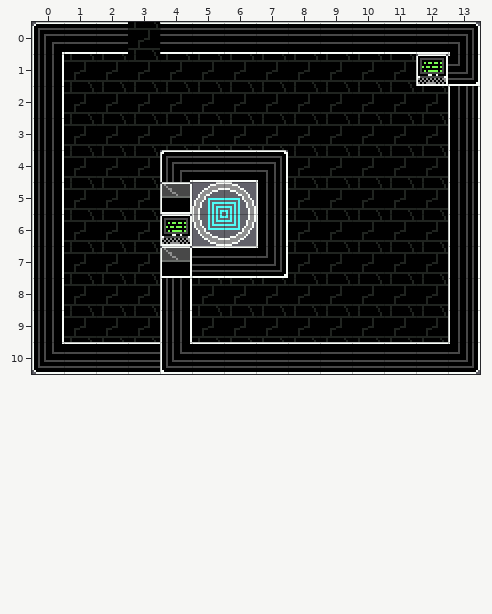
A Tiled map gets an edit: maps/roboIntro.tmx. The picture above is the old version.
Cells are 16x16 px. Shown: x 0..13, y 0..10.
The result:
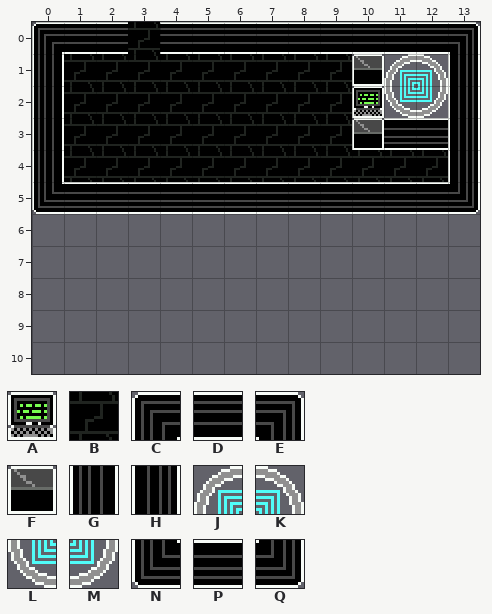
Key: from "PhageCity": A 0, B 3, C 4, D 5, E 6, F 7, G 12, H 14, J 16, K 17, L 18, M 19, N 20, P 21, Q 22.
_ is an empty cell.
Tiles replaced or removed in this view: A, B, C, D, E, F, G, H, J, K, L, M, N, P, Q.
The author wrote: Fixing up intro levels. LevelManager now generates Sprites based on events from map!
The edit:
Changed rows in their new state; . is an unchanged cell.
Layer "Events":
first column x 0:
 1 ..........FJ__
 2 ..........F...
 3 ..........F...
 4 ...._.._......
 5 _............_
 6 _..__.._....._
 7 _...____....._
 8 _..._........_
 9 _..._........_
10 .____________.
Layer "Ground":
first column x 0:
 1 ..........FJKH
 2 ..........ALM.
 3 ..........FPP.
 4 ....BBBB......
 5 NPPPPPPPPPPPPQ
 6 ______________
 7 ______________
 8 ______________
 9 ______________
10 ______________
